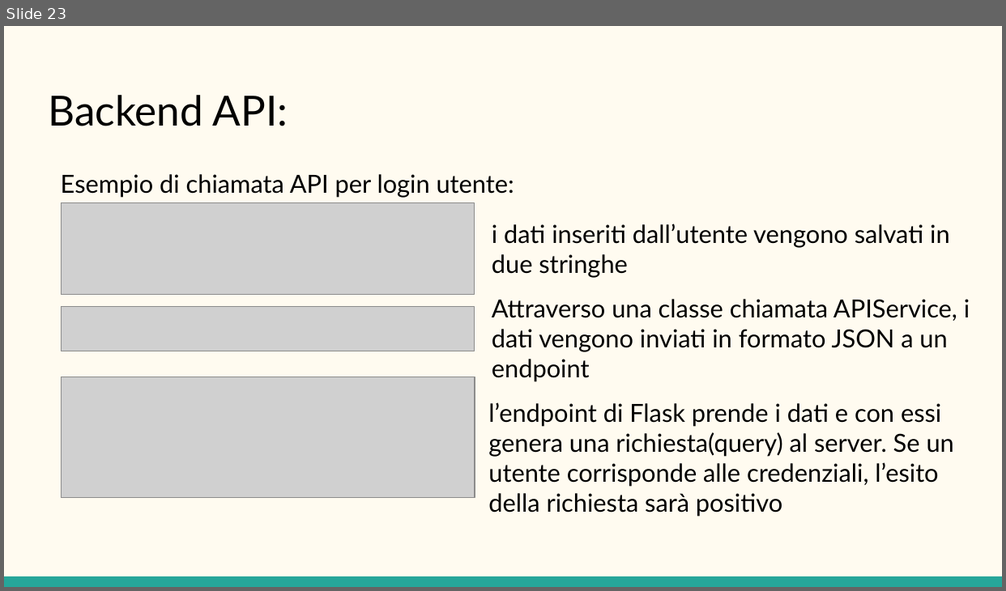
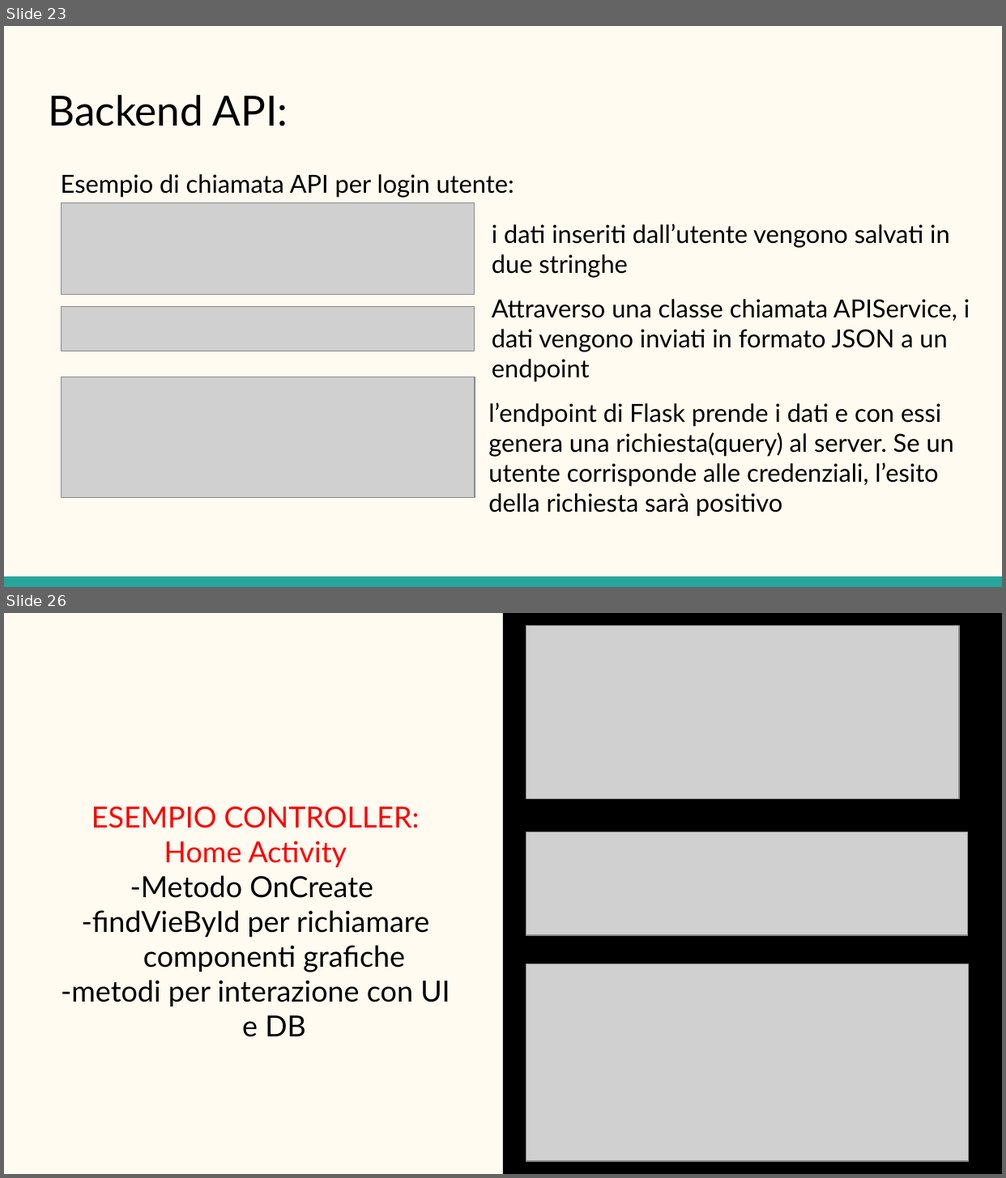
Before and after one commit to Tommiconlai/AppPet, a slide deck: Documenti/Relazione Finale/PP relazione.pptx. Shown one above the other, each under a label of ours: slide 23 before the commit, slides 23 and 26 after it; the slides between them are not shown. The pictures are 1006x591 and 1006x1178 pixels, drawn with LibreOffice and Linux fonts; fonts in the diff are those of the drawing; grey boxes stand for pictures. Boxes give left, top, right and bottom in pixels: in the first picture for what was removed or moved away, otherwise in the second. Text is boxed around its words. In the diff, an @@ line names an element or a change of style, - is before the commit and + after.

```diff
--- a/Documenti/Relazione Finale/PP relazione.pptx
+++ b/Documenti/Relazione Finale/PP relazione.pptx
@@ slide 26 added at (4,613,1002,1174), background #FFFBF0 @@
@@ rectangle added at (503,613,1002,1174), fill #000000 @@
@@ picture added at (526,626,959,799) @@
@@ subtitle added at (61,807,450,1037), 21 pt, text #000000 @@
+ESEMPIO CONTROLLER:
+Home Activity
+-Metodo OnCreate
+-findVieById per richiamare componenti grafiche
+-metodi per interazione con UI e DB
@@ picture added at (526,832,967,935) @@
@@ picture added at (526,965,968,1162) @@
```
Also in this commit, not shown: 2 other slides added.
